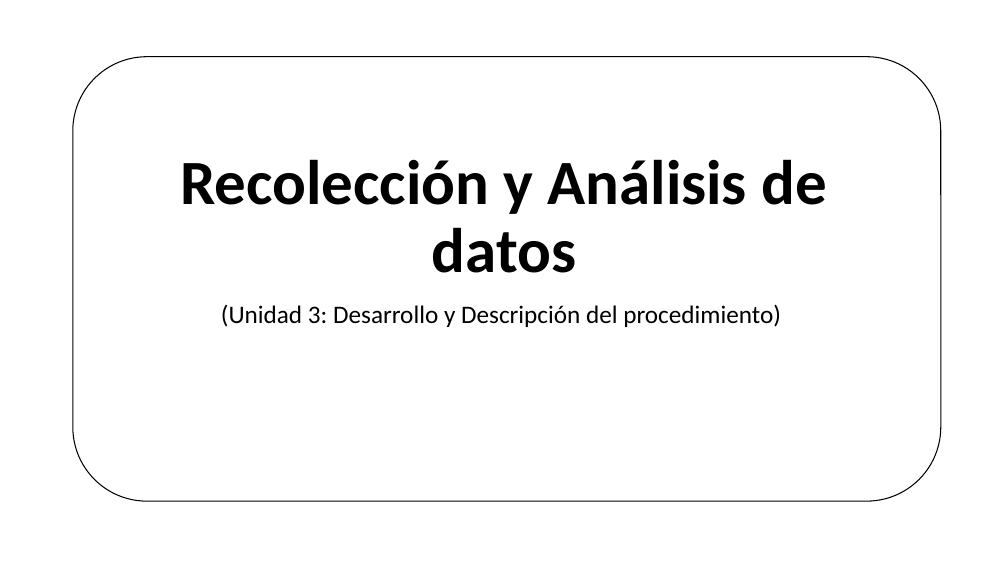
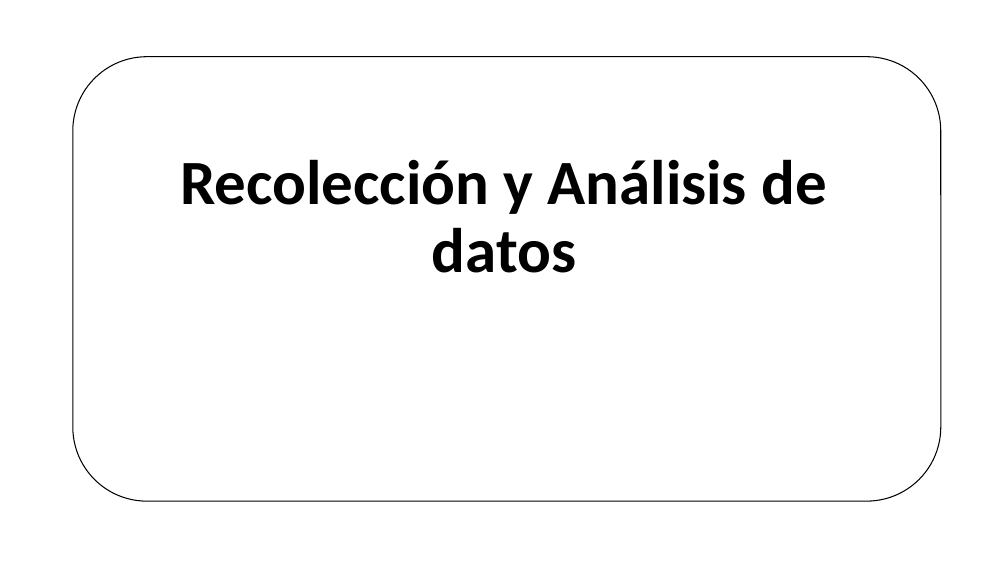
Before and after one commit to Adrifelcha/afchavez-019, a slide deck: slide 1 of JeanPiaget/2019-2020/Cuarentena/Cuarto - Clases Remotas/Zoom2-Recolección-LecturaDatos.pptx. Drawn at 1008x567 pixels with LibreOffice and Linux fonts; fonts in the diff are those of the drawing; background and template pictures are left out. Boxes give left, top, right and bottom in pixels: in the first picture for what was removed or moved away, otherwise in the second. Text is boxed around its words. In the diff, an @@ line names an element or a change of style, - is before the commit and + after.

```diff
--- a/JeanPiaget/2019-2020/Cuarentena/Cuarto - Clases Remotas/Zoom2-Recolección-LecturaDatos.pptx
+++ b/JeanPiaget/2019-2020/Cuarentena/Cuarto - Clases Remotas/Zoom2-Recolección-LecturaDatos.pptx
@@ subtitle removed at [221, 304, 781, 327] @@
-(Unidad 3: Desarrollo y Descripción del procedimiento)
```
Also in this commit, not shown: 3 other slides changed, 1 slide added, 50 slides removed, 7 other files.
